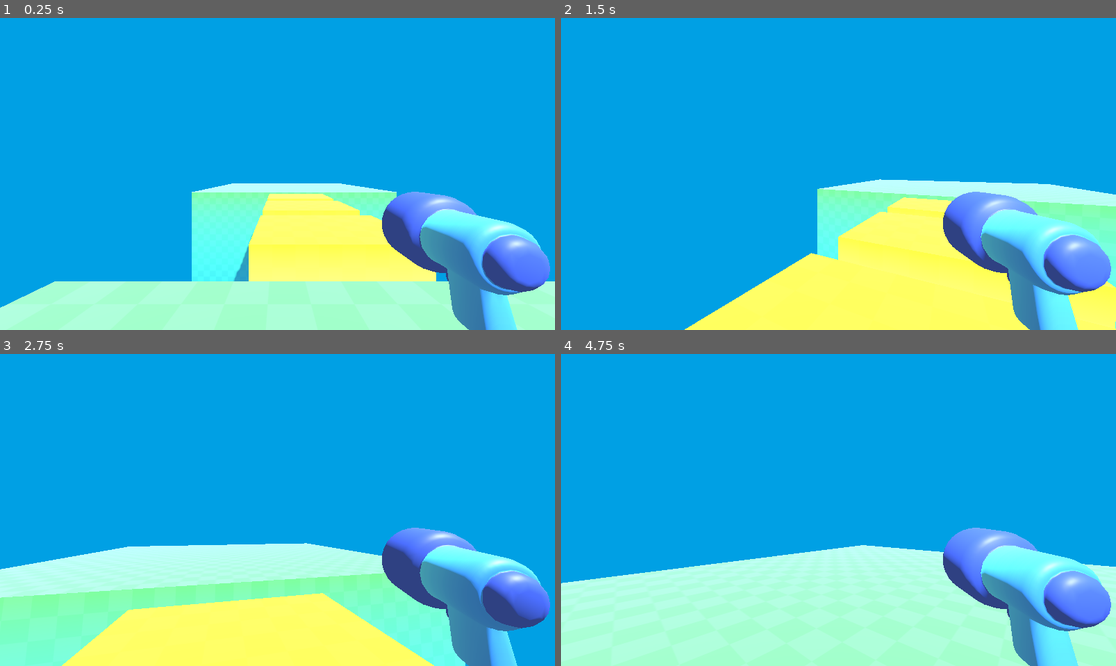
Above: before the commit, frames 1-4 (two rows, left to right).
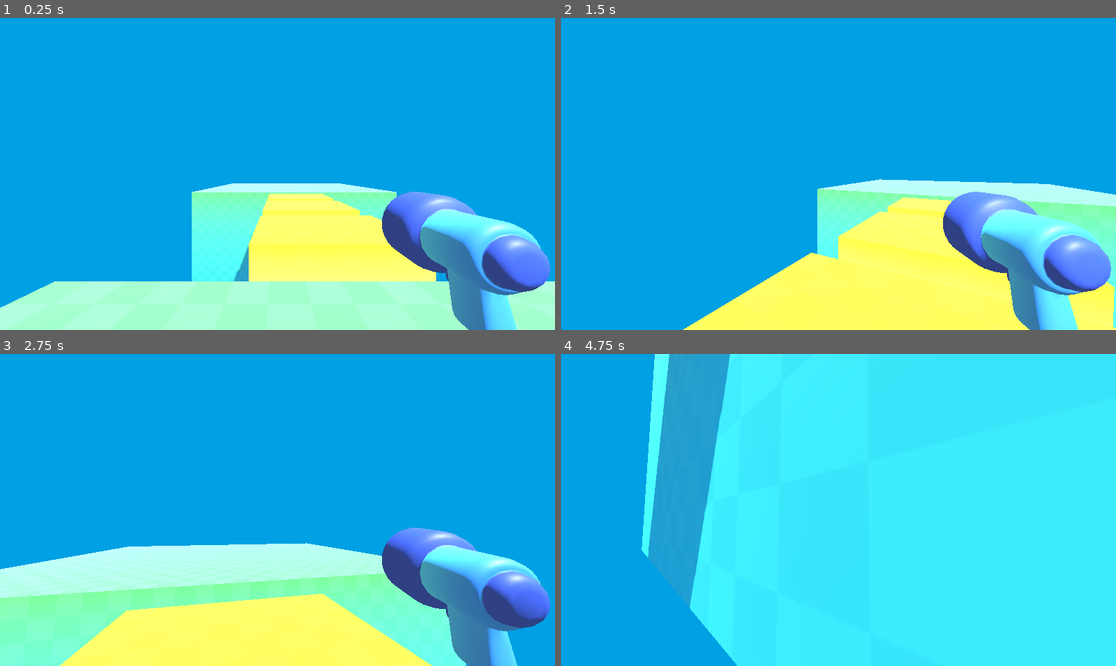
Above: after the commit, the same moments.

Repository: nesherson/survivor-arena-fps
Game: Godot game, scene res://level/temporary_level.tscn
The game is run twice, just before and just after one commit, with the same random seed, the same clock (stepped at 60 frames per second) and the same inputs.
Inputs (mouse positions are in pixels of both pictures, inside the frame that each line leads up to):
- Up to frame 1 (0.25 s): no input
- Up to frame 2 (1.5 s): tap Enter at 0.5 s; move the mouse to (866, 174) at 0.52 s; hold W (move_forward) from 0.53 s (still down); tap Space (jump, bound only after the commit) at 0.6, 0.77, 1.07, 1.35 s; move the mouse to (810, 174) at 1.27 s
- Up to frame 3 (2.75 s): keep holding W (move_forward); tap Space (jump, bound only after the commit) at 1.52, 1.82, 2.1 s; move the mouse to (288, 503) at 2.02 s
- Up to frame 4 (4.75 s): keep holding W (move_forward); move the mouse to (832, 516) at 2.77 s; tap Space (jump, bound only after the commit) at 2.85, 3.02, 3.32, 3.6, 3.77, 4.07, 4.35, 4.52 s; move the mouse to (877, 513) at 3.52 s; move the mouse to (794, 506) at 4.27 s

The runs differ from the first frame. In frame 1, less than 0.1% of the frame differs, in the area x 4-5%, y 89-90%; in frame 2, 0.2%; in frame 3, 0.2%; in frame 4, 89%, in the area x 0-100%, y 0-100%.

Commit message:
Add jump logic

Diff:
--- a/project.godot
+++ b/project.godot
@@ -37,3 +37,8 @@
 "events": [Object(InputEventKey,"resource_local_to_scene":false,"resource_name":"","device":-1,"window_id":0,"alt_press …(192 unchanged characters)…
 ]
 }
+jump={
+"deadzone": 0.2,
+"events": [Object(InputEventKey,"resource_local_to_scene":false,"resource_name":"","device":-1,"window_id":0,"alt_pressed":false,"shift_pressed":false,"ctrl_pressed":false,"meta_pressed":false,"pressed":false,"keycode":0,"physical_keycode":32,"key_label":0,"unicode":32,"location":0,"echo":false,"script":null)
+]
+}
--- a/scripts/player/player.gd
+++ b/scripts/player/player.gd
@@ -21,17 +21,23 @@
 		Input.set_mouse_mode(Input.MOUSE_MODE_VISIBLE)
 
 func _physics_process(delta: float) -> void:
-	const SPEED = 5.5
+	const SPEED := 5.5
 
-	var input_direction_2d = Input.get_vector(
+	var input_direction_2d := Input.get_vector(
 		"move_left", "move_right", "move_forward", "move_back"
 	)
-	var input_direction_3d = Vector3(
+	var input_direction_3d := Vector3(
 		input_direction_2d.x, 0.0, input_direction_2d.y
 	)
-	var direction = transform.basis * input_direction_3d
+	var direction := transform.basis * input_direction_3d
 
 	velocity.x = direction.x * SPEED
 	velocity.z = direction.z * SPEED
+	velocity.y -= 20.0 * delta
+
+	if Input.is_action_just_pressed("jump") and is_on_floor():
+		velocity.y += 10.0
+	elif Input.is_action_just_released("jump") and velocity.y > 0.0:
+		velocity.y = 0.0
 
 	move_and_slide()
